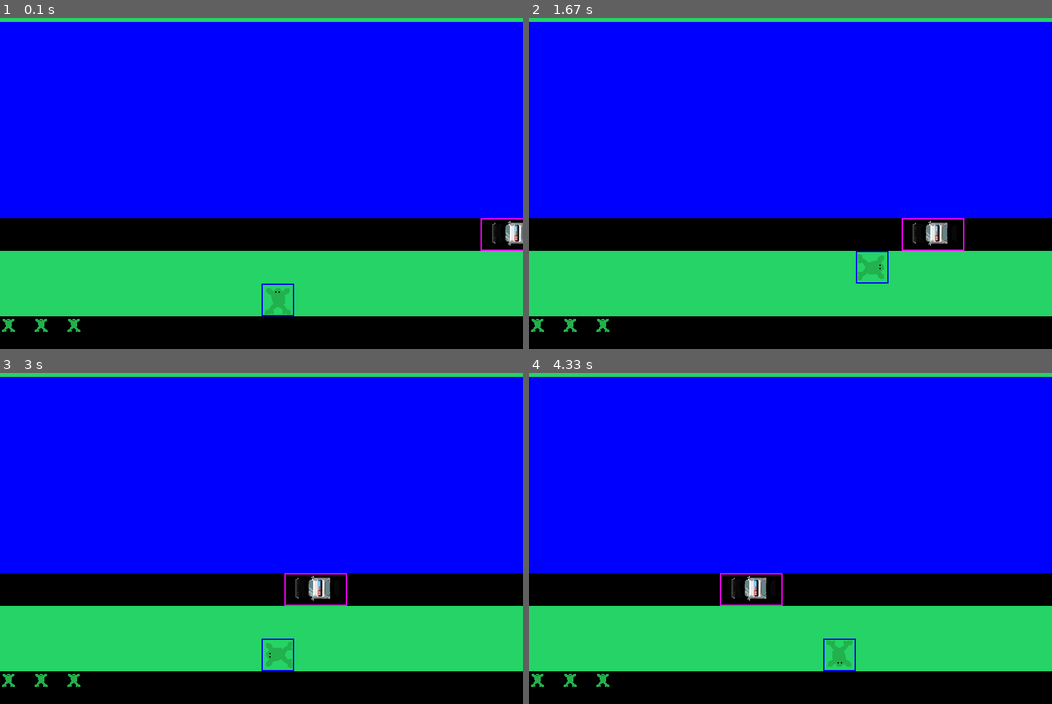
Above: before the commit, frames 1-4 (two rows, left to right).
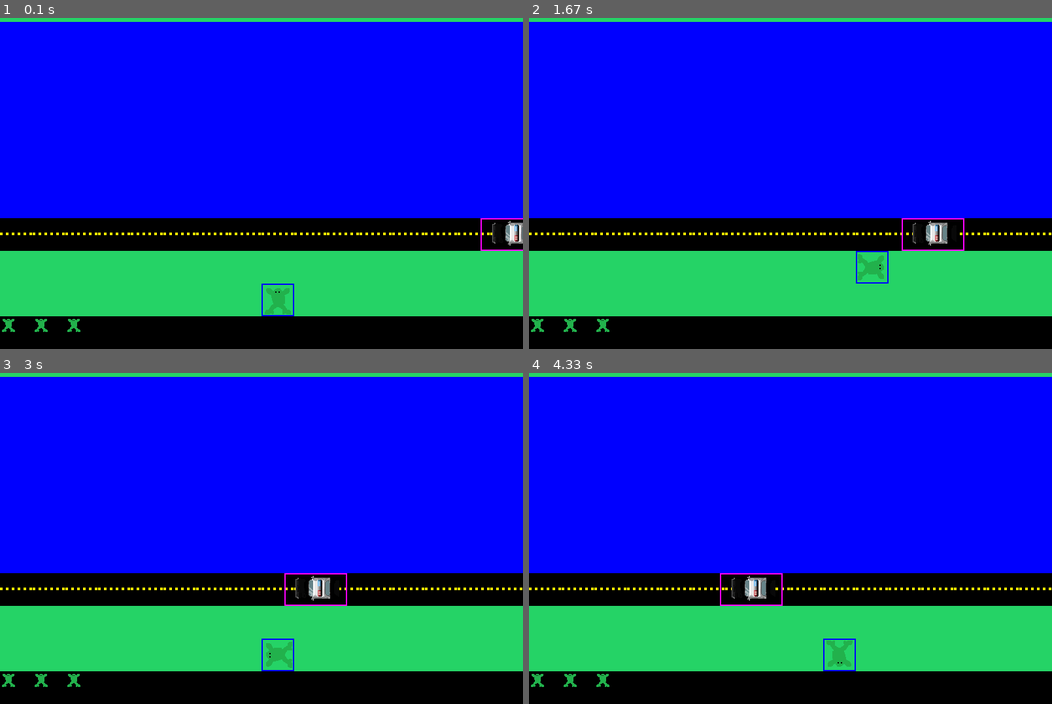
Above: after the commit, the same moments.

Repository: Love-Fromage/frogger_pygame
Game: pygame game, started from frogger.py
Same seed, same stepped clock (60 frames per second), same inputs: the game is played once before the commit and once after it.
Inputs:
- Up to frame 1 (0.1 s): no input
- Up to frame 2 (1.67 s): hold Right 0.33-0.8 s; hold Up 0.83-1.13 s; hold Right 1.17-1.63 s
- Up to frame 3 (3 s): hold Left 1.67-2.2 s; hold Down 2.23-2.53 s; hold Left 2.57-2.97 s
- Up to frame 4 (4.33 s): hold Up 3-3.37 s; hold Right 3.4-4.03 s; hold Down from 4.07 s (still down)

The runs differ from the first frame. In frame 1, 0.4% of the frame differs, in the area x 0-95%, y 64-66%; in frame 2, 0.3%; in frame 3, 0.3%; in frame 4, 0.3%.

Commit message:
ajout d'un png pour les roads

Diff:
--- a/frogger.py
+++ b/frogger.py
@@ -50,6 +50,7 @@
 frog_life_image = frogger_image;
 frog_life_image = pygame.transform.scale(frog_life_image, (GRID_SIZE/2, GRID_SIZE/2));
 car_image = pygame.image.load("./assets/police_car.png");
+road_image = pygame.image.load("./assets/road.png");
 
 car = Car(car_image, 15, 8, "left");
 
@@ -91,7 +92,8 @@
                 pygame.draw.rect(screen, (0,0,255), (col*GRID_SIZE, row*GRID_SIZE, GRID_SIZE, GRID_SIZE));
             elif cell_value == 2:
                 # draw an road
-                pygame.draw.rect(screen, (0,0,0), (col*GRID_SIZE, row*GRID_SIZE, GRID_SIZE, GRID_SIZE));
+                # pygame.draw.rect(screen, (0,0,0), (col*GRID_SIZE, row*GRID_SIZE, GRID_SIZE, GRID_SIZE));
+                screen.blit(road_image,(col*GRID_SIZE, row*GRID_SIZE) )
             elif cell_value == -1:
                 pygame.draw.rect(screen, (0,0,0), (col*GRID_SIZE, row*GRID_SIZE, GRID_SIZE, GRID_SIZE));
 
Binary file added: assets/road.png
